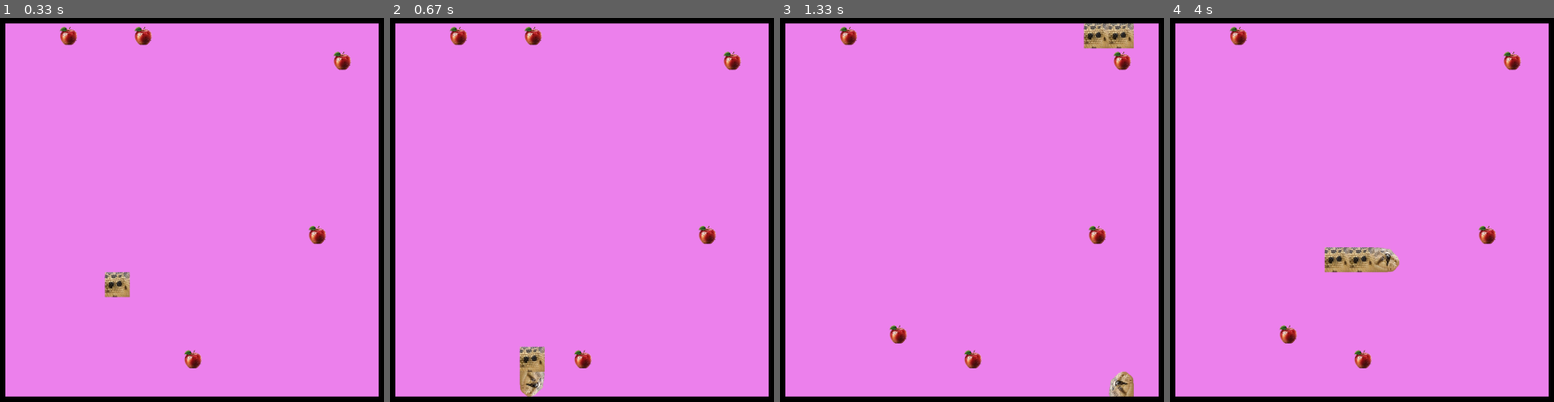
Above: before the commit, frames 1-4 (left to right).
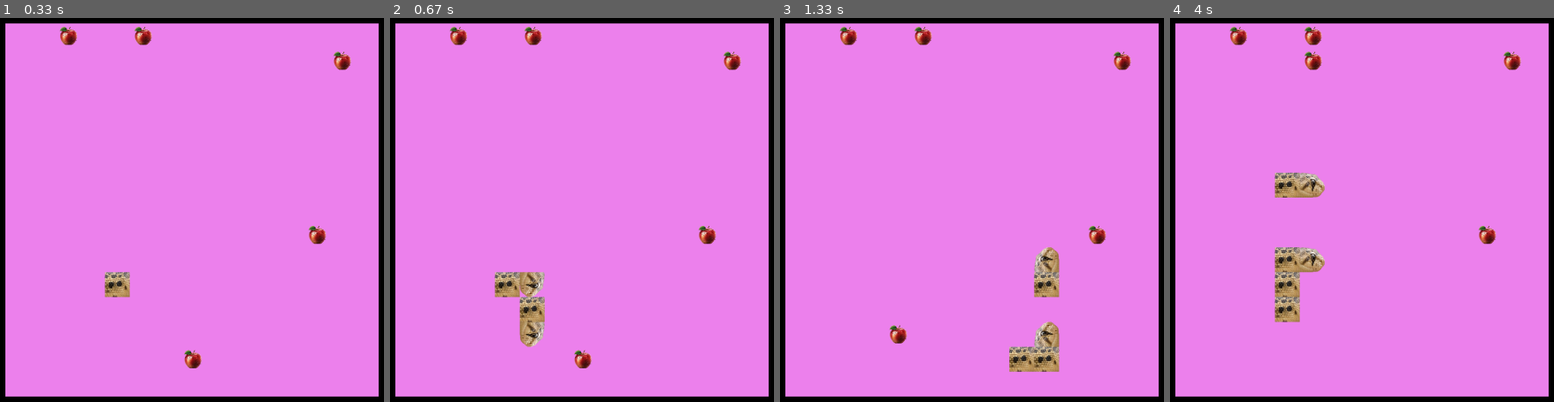
Above: after the commit, the same moments.

Repository: Ezel5826/Wolloko-2025
Game: pygame game, started from Proyectos/proyecto_POO/juego.py
Same seed, same stepped clock (60 frames per second), same inputs: the game is played once before the commit and once after it.
Inputs:
- Up to frame 1 (0.33 s): no input
- Up to frame 2 (0.67 s): tap S at 0.33 s
- Up to frame 3 (1.33 s): hold Right 0.67-1.13 s; hold D 0.67-1.13 s; hold Up from 1.17 s (still down); hold W from 1.17 s (still down)
- Up to frame 4 (4 s): release Up at 1.47 s; release W at 1.47 s; hold Right 1.5-1.97 s; hold D 1.5-1.97 s; hold Left 2-2.53 s; hold A 2-2.53 s; hold Down 2.57-2.87 s; hold S 2.57-2.87 s; hold Left 2.9-3.3 s; hold A 2.9-3.3 s; hold Up 3.33-3.7 s; hold W 3.33-3.7 s; hold Right from 3.73 s (still down); hold D from 3.73 s (still down)

Frame 1 is identical in both runs. In frame 2, 2.4% of the frame differs, in the area x 27-41%, y 66-99%; in frame 3, 3.6%; in frame 4, 4.4%, in the area x 27-60%, y 2-92%.

Commit message:
para hacer_1v1

Diff:
--- a/Proyectos/proyecto_POO/juego.py
+++ b/Proyectos/proyecto_POO/juego.py
@@ -80,9 +80,10 @@
 def main():
     contador_habilidad=tm.perf_counter()
     Serpiente=serpiente.crear_serpiente()
+    serpent_2=serpiente.crear_serpiente()
     apple_=apple.create_apple(Serpiente)
     running=True
-    contador=0
+
     while running:
         counter_result=tm.perf_counter() - contador_habilidad
         for event in pygame.event.get():
@@ -90,26 +91,39 @@
                 running = False
             if event.type == pygame.KEYDOWN:
 
-                if event.key == pygame.K_a or event.key ==pygame.K_LEFT:
+                if event.key == pygame.K_a:
                     Serpiente[3] = (0,-1)#IZQUIERDA
 
-                if event.key == pygame.K_d or event.key ==pygame.K_RIGHT:
+                if event.key == pygame.K_d:
                     Serpiente[3] = (0,1)#DERECHA
 
-                if event.key == pygame.K_s or event.key ==pygame.K_DOWN:
+                if event.key == pygame.K_s:
                     Serpiente[3] = (1,0)#ARRIBA
 
-                if event.key == pygame.K_w or event.key ==pygame.K_UP:
+                if event.key == pygame.K_w:
                     Serpiente[3] = (-1,0)#ABAJO
 
-                if event.key == pygame.K_4:
-                    Serpiente=serpiente.increment_size(Serpiente)
 
-                if event.key == pygame.K_1:
-                    apple_=apple.increment_apple(True,apple_)
+                if event.key ==pygame.K_LEFT:
+                    serpent_2[3] = (0,-1)#IZQUIERDA
 
-                if event.key == pygame.K_2:
-                    apple_=apple.increment_apple(False,apple_)
+                if event.key ==pygame.K_RIGHT:
+                    serpent_2[3] = (0,1)#DERECHA
+
+                if event.key ==pygame.K_DOWN:
+                    serpent_2[3] = (1,0)#ARRIBA
+
+                if event.key ==pygame.K_UP:
+                    serpent_2[3] = (-1,0)#ABAJO
+
+                # if event.key == pygame.K_4:
+                #     Serpiente=serpiente.increment_size(Serpiente)
+
+                # if event.key == pygame.K_1:
+                #     apple_=apple.increment_apple(True,apple_)
+
+                # if event.key == pygame.K_2:
+                #     apple_=apple.increment_apple(False,apple_)
         print(Serpiente[1])
 
         if counter_result > 5:
@@ -121,12 +135,16 @@
         mostrar_grilla(Cambios_dimensionales_pantalla)
         mostrar_manzanas(apple_,Cambios_dimensionales_pantalla,normal_apple,gold_apple,rotten_apple)
         mostrar_serpent(Serpiente,Cambios_dimensionales_pantalla,serpent_body,serpent_head,Serpiente[3])
+        mostrar_serpent(serpent_2,Cambios_dimensionales_pantalla,serpent_body,serpent_head,Serpiente[3])
         Serpiente=serpiente.move_serpent(Serpiente)
+        serpent_2=serpiente.move_serpent(serpent_2)
         Serpiente,apple_=serpiente.eat_appl(Serpiente,apple_)
+        serpent_2,apple_=serpiente.eat_appl(serpent_2,apple_)
         apple_ =apple.check_state(apple_,Serpiente)
+        apple_ =apple.check_state(apple_,serpent_2)
         pygame.display.flip()
 
-        clock.tick(15)
+        clock.tick(10)
 
     pygame.quit()
 main()
